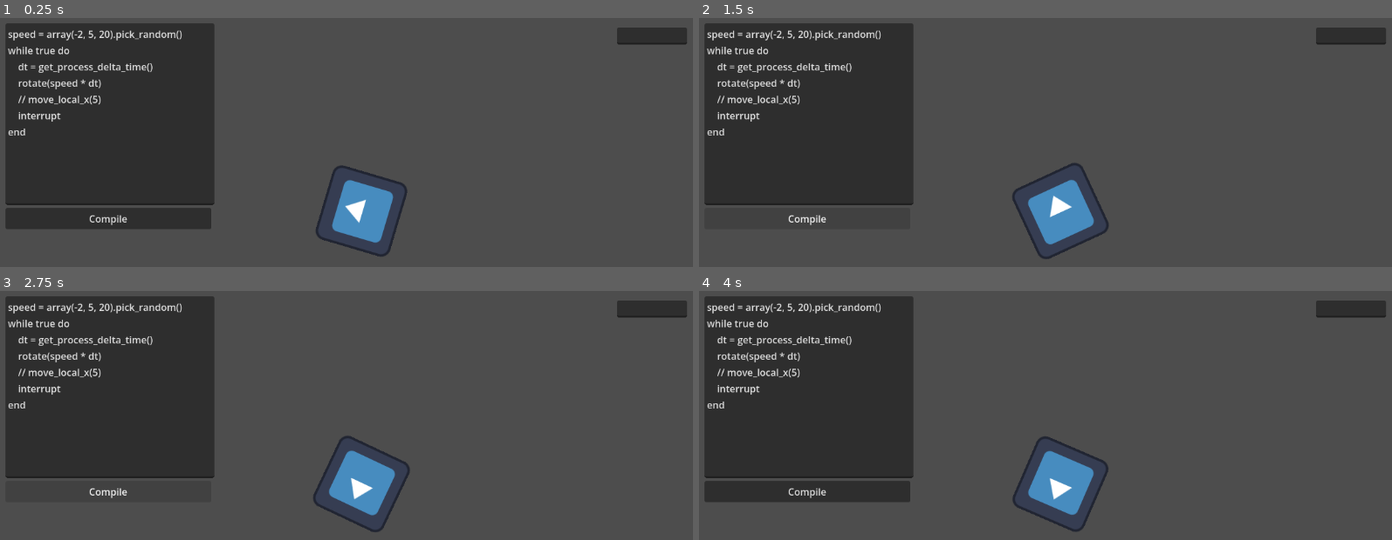
Above: before the commit, frames 1-4 (two rows, left to right).
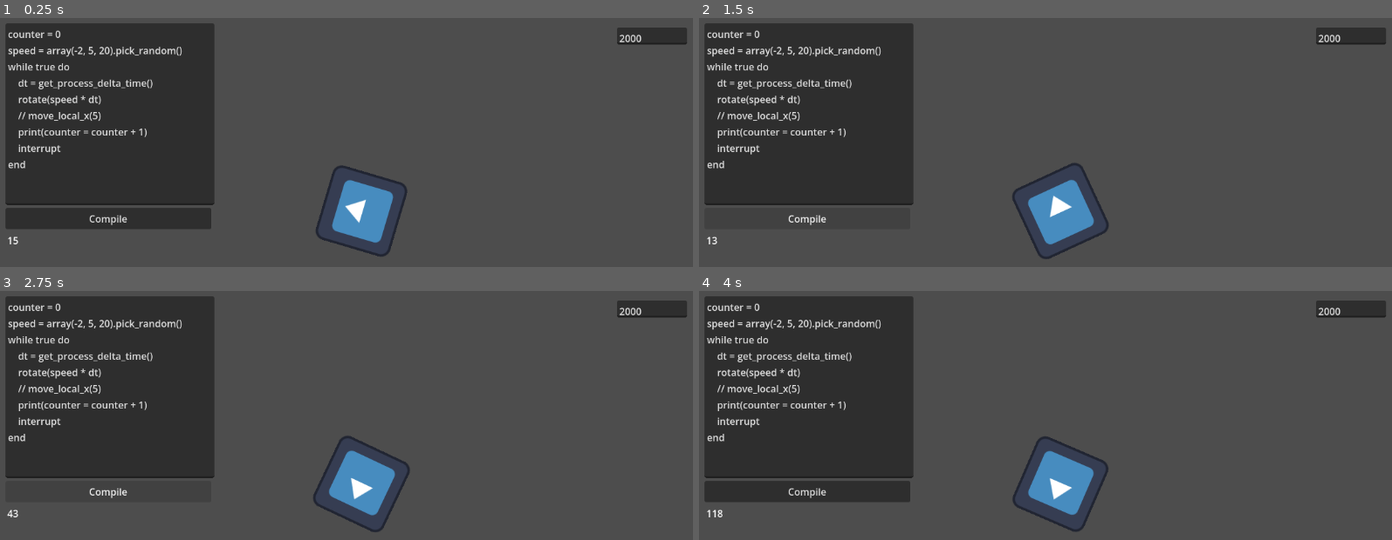
Above: after the commit, the same moments.

Repository: ratkingsminion/gompl
Game: Godot game, scene res://live.tscn
Same seed, same stepped clock (60 frames per second), same inputs: the game is played once before the commit and once after it. This scene is started directly instead of the project's main scene. The engine's default icon, where the game draws it, is replaced by a stand-in: a white triangle on a blue panel in a dark square.
Inputs (mouse positions are in pixels of both pictures, inside the frame that each line leads up to):
- Up to frame 1 (0.25 s): no input
- Up to frame 2 (1.5 s): click "Compile" at 0.5 s; click "Compile" at 1.25 s
- Up to frame 3 (2.75 s): click "Compile" at 2 s
- Up to frame 4 (4 s): move the mouse to (1197, 467) at 2.77 s; move the mouse to (906, 505) at 3.52 s

The runs differ from the first frame. In frame 1, 2.4% of the frame differs, in the area x 1-93%, y 4-91%; in frame 2, 2.4%; in frame 3, 2.4%; in frame 4, 2.4%.

Commit message:
improving live coding scene/code

Diff:
--- a/live.gd
+++ b/live.gd
@@ -1,11 +1,13 @@
 extends Sprite2D
 
-@export_multiline var code := "speed = array(-2, 5, 20).pick_random()\nwhile true do\n\tdt = get_process_delta_time()\n\trotate(speed * dt)\n\t// move_local_x(5)\n\tinterrupt\nend"
+@export_multiline var code := "counter = 0\nspeed = array(-2, 5, 20).pick_random()\nwhile true do\n\tdt = get_process_delta_time()\n\trotate(speed * dt)\n\t// move_local_x(5)\n\tprint(counter = counter + 1)\n\tinterrupt\nend"
 @export var code_editor: TextEdit
 @export var code_compile: Button
 @export var code_error: Label
+@export var maxsteps_edit: TextEdit
 
 var state := {}
+var maxsteps := 2000
 
 @onready var orig_transform := self.transform
 @onready var gompl := Gompl.new(self)
@@ -13,19 +15,23 @@
 ###
 
 func _ready() -> void:
-	gompl.register_func("print", func(a): print(a); code_error.text = str(a), [ Gompl.T_ANY ])
+	gompl.register_func("print", func(a): code_error.text += str(a, "\n"), [ Gompl.T_ANY ])
 	gompl.register_func("rnd", func(): return randf())
 	gompl.register_func("mouse_pos", func() -> Vector2: return get_viewport().get_mouse_position())
 	gompl.register_func("v2", func(x: float, y: float) -> Vector2: return Vector2(x, y), [ Gompl.T_NUMBER, Gompl.T_NUMBER ])
 
 	code_editor.text = code
 	code_compile.button_down.connect(on_code_compile)
+	maxsteps_edit.text_changed.connect(on_maxsteps_edit)
+	maxsteps_edit.text = str(maxsteps)
 	on_code_compile()
 
 func _process(_delta: float) -> void:
+
+	code_error.text = ""
 	if not gompl.err:
 		# the code is compiled every frame, this is wasteful, but okay for this small example
-		gompl.eval(code, null, state, 5000)
+		gompl.eval(code, null, state, maxsteps)
 		if gompl.err: code_error.text = gompl.err
 		#gompl.debug_printing = false
 
@@ -38,3 +44,7 @@
 	code = code_editor.text
 	gompl.err = ""
 	transform = orig_transform
+
+func on_maxsteps_edit() -> void:
+	maxsteps = clampi(int(maxsteps_edit.text), 1, 5000)
+	maxsteps_edit.text = str(maxsteps)
--- a/live.tscn
+++ b/live.tscn
@@ -5,13 +5,14 @@
 
 [node name="Live" type="Node2D" unique_id=54324533]
 
-[node name="Sprite2D" type="Sprite2D" parent="." unique_id=251321862 node_paths=PackedStringArray("code_editor", "code_compile", "code_error")]
+[node name="Sprite2D" type="Sprite2D" parent="." unique_id=251321862 node_paths=PackedStringArray("code_editor", "code_compile", "code_error", "maxsteps_edit")]
 position = Vector2(600, 320)
 texture = ExtResource("1_yhsjk")
 script = ExtResource("2_o8brj")
 code_editor = NodePath("../Code TextEdit")
 code_compile = NodePath("../Compile Button")
 code_error = NodePath("../Error Label")
+maxsteps_edit = NodePath("../MaxSteps TextEdit")
 
 [node name="Code TextEdit" type="TextEdit" parent="." unique_id=1800817836]
 offset_left = 12.0
